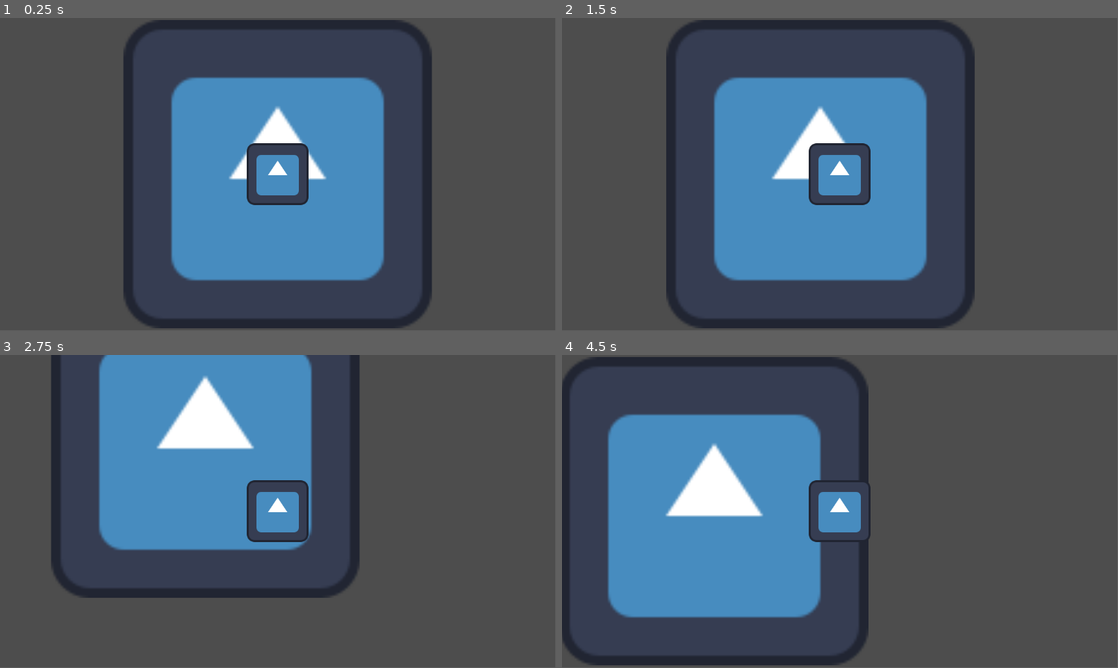
Above: before the commit, frames 1-4 (two rows, left to right).
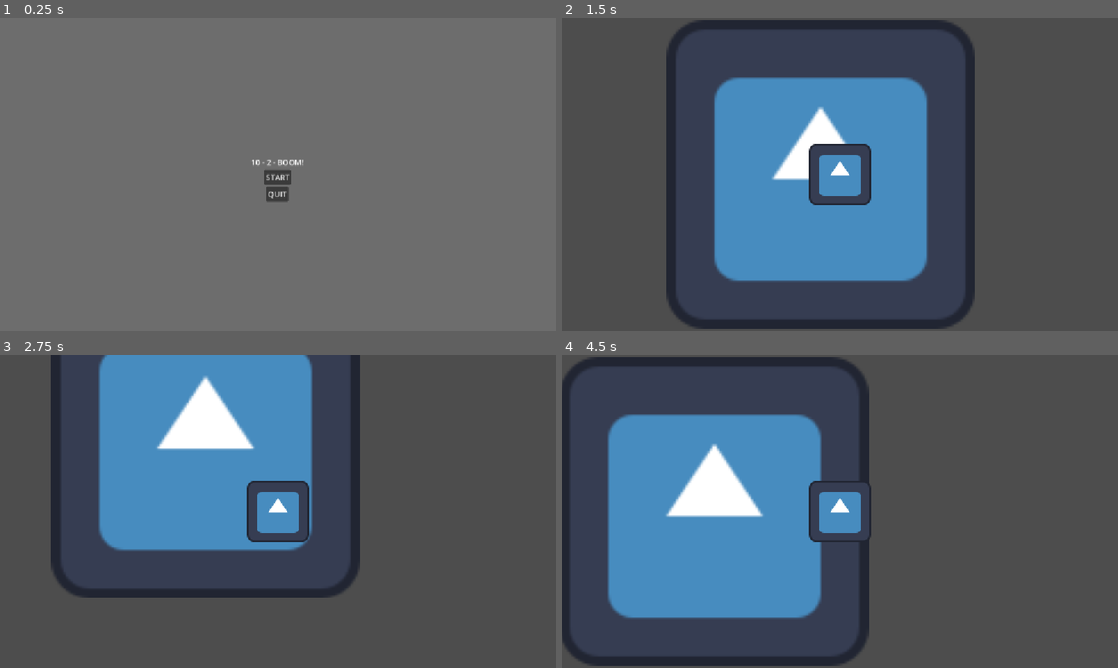
Above: after the commit, the same moments.

Repository: ZangerlA/minigamejam25_2
Game: Godot game, scene res://Scenes/start_screen.tscn
The game is run twice, just before and just after one commit, with the same random seed, the same clock (stepped at 60 frames per second) and the same inputs. Before the commit the project starts from res://main.tscn. The engine's default icon, where the game draws it, is replaced by a stand-in: a white triangle on a blue panel in a dark square.
Inputs (mouse positions are in pixels of both pictures, inside the frame that each line leads up to):
- Up to frame 1 (0.25 s): no input
- Up to frame 2 (1.5 s): click (840, 177) at 0.5 s, where only the run after the commit has a clickable "START"; tap Enter at 1.25 s; hold Right (ui_right) from 1.28 s (still down)
- Up to frame 3 (2.75 s): release Right (ui_right) at 2.03 s; hold Down (ui_down) from 2.03 s (still down)
- Up to frame 4 (4.5 s): release Down (ui_down) at 2.78 s; hold Right (ui_right) 2.78-3.53 s; hold Up (ui_up) 3.53-4.28 s; hold Left (ui_left) from 4.28 s (still down)
In our replay, the window is 799x449 before the commit and 800x450 after it. These sizes can differ from the game's own. Grey fills any space a smaller window leaves; there, only what the larger window draws over its background counts as a difference.

The runs differ from the first frame. In frame 1, 100% of the frame differs, in the area x 0-100%, y 0-100%; in frame 2, 0.6%; in frame 3, 0.5%; in frame 4, 0.6%.

Commit message:
add start screen

Diff:
--- /dev/null
+++ b/Scenes/start_screen.tscn
@@ -0,0 +1,47 @@
+[gd_scene load_steps=2 format=3 uid="uid://bwendwhpkaoyv"]
+
+[ext_resource type="Script" uid="uid://d4i2ldjgufhp4" path="res://scripts/start_screen.gd" id="1_i8r30"]
+
+[node name="Control" type="Control"]
+layout_mode = 3
+anchors_preset = 0
+offset_right = 40.0
+offset_bottom = 40.0
+size_flags_horizontal = 4
+size_flags_vertical = 4
+script = ExtResource("1_i8r30")
+
+[node name="ColorRect" type="ColorRect" parent="."]
+layout_mode = 0
+offset_left = -348.0
+offset_top = -333.0
+offset_right = 1791.0
+offset_bottom = 1013.0
+color = Color(0.42941594, 0.42941603, 0.429416, 1)
+
+[node name="VBoxContainer" type="VBoxContainer" parent="."]
+layout_mode = 0
+offset_left = -1.0
+offset_top = 2.0
+offset_right = 1157.0
+offset_bottom = 661.0
+alignment = 1
+
+[node name="Label" type="Label" parent="VBoxContainer"]
+layout_mode = 2
+text = "10 - 2 - BOOM!"
+horizontal_alignment = 1
+
+[node name="Button" type="Button" parent="VBoxContainer"]
+layout_mode = 2
+size_flags_horizontal = 4
+size_flags_vertical = 4
+text = "START"
+
+[node name="Button2" type="Button" parent="VBoxContainer"]
+layout_mode = 2
+size_flags_horizontal = 4
+text = "QUIT"
+
+[node name="Camera2D" type="Camera2D" parent="."]
+position = Vector2(579, 322)
--- a/project.godot
+++ b/project.godot
@@ -11,9 +11,14 @@
 [application]
 
 config/name="MiniGameJam25_2"
-run/main_scene="res://main.tscn"
+run/main_scene="uid://bwendwhpkaoyv"
 config/features=PackedStringArray("4.5", "GL Compatibility")
 config/icon="res://icon.svg"
+
+[display]
+
+window/size/mode=2
+window/stretch/mode="canvas_items"
 
 [rendering]
 
--- /dev/null
+++ b/scripts/start_screen.gd
@@ -0,0 +1,14 @@
+extends Control
+
+@onready var start_button: Button = $VBoxContainer/Button
+@onready var quit_button: Button = $VBoxContainer/Button2
+
+func _ready():
+	start_button.pressed.connect(_on_start_pressed)
+	quit_button.pressed.connect(_on_quit_pressed)
+
+func _on_start_pressed() -> void:
+	get_tree().change_scene_to_file("res://main.tscn")
+
+func _on_quit_pressed() -> void:
+	get_tree().quit()
Not shown, added: scripts/start_screen.gd.uid
